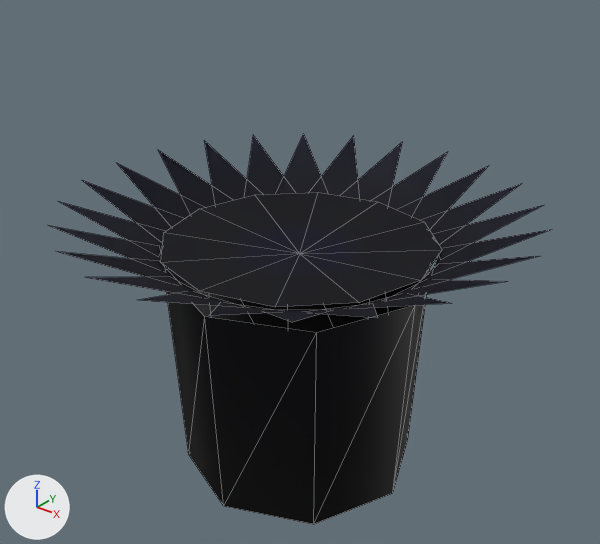
The glTF model app/src/main/assets/models/zoa.glb as it was, and as the next commit left it.
Before and after are seen from a 50 mm camera at (1.05, -1.31, 1.3) aimed at (0.06, -0.07, 0.53). Every picture has the same lights, and +X, +Y and +Z are marked at lower left. The older version comes first. Mesh edges are drawn as thin lines. Where no turn or scale is listed for an object, it has been applied to the vertices.

Names of what the first picture shows: 'PolypsOrange'.
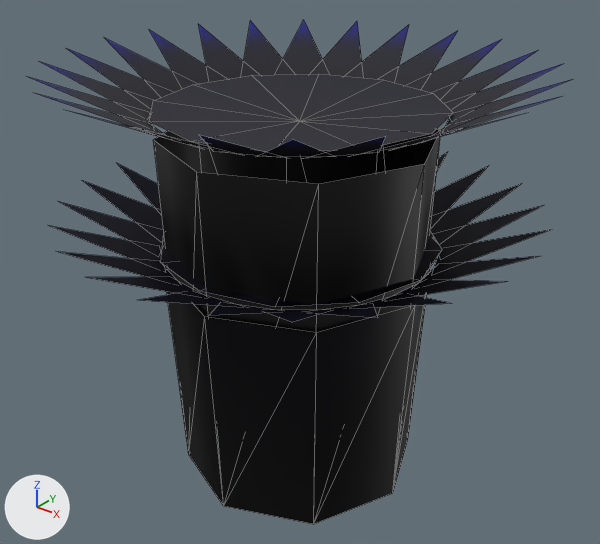
Where the change shows, as pixel boxes (x1, y1, x2, y2) in the pictures (600 x 544 px; the box of a moved part takes in the faces that stretch with it):
'PolypsBrown', reshaped (not visible before): after (29, 20, 572, 333)
part 1 of me_polypsbrown, moved or reshaped (not visible before): after (149, 73, 453, 152)
part 2 of me_polypsbrown, moved or reshaped (not visible before): after (29, 20, 572, 333)

The change, as a list of edits to the scene's bpy script:
```text
Change me_polypsbrown:
    used by ob_polypsbrown; location = (0.0, 0.0, 0.0)
    remove me_polypsbrown.from_pydata(...)  # 101 vertices, 52 faces; spans x -0.521..0.521, y -0.521..0.521, z 0.0..0.65
    add me_polypsbrown.from_pydata(...)  # 101 vertices, 52 faces; spans x -0.521..0.521, y -0.521..0.521, z 0.0..0.95
    me_polypsbrown part 1: the loose piece of 13 vertices spanning x -0.31..0.31, y -0.31..0.31, z 0.53..0.56 is moved by (0.0, 0.0, 0.3)
    me_polypsbrown part 2: 80 of the vertices in x -0.521..0.521, y -0.521..0.521, z 0.5..0.65 are moved by (0.0, 0.0, 0.3)
```
